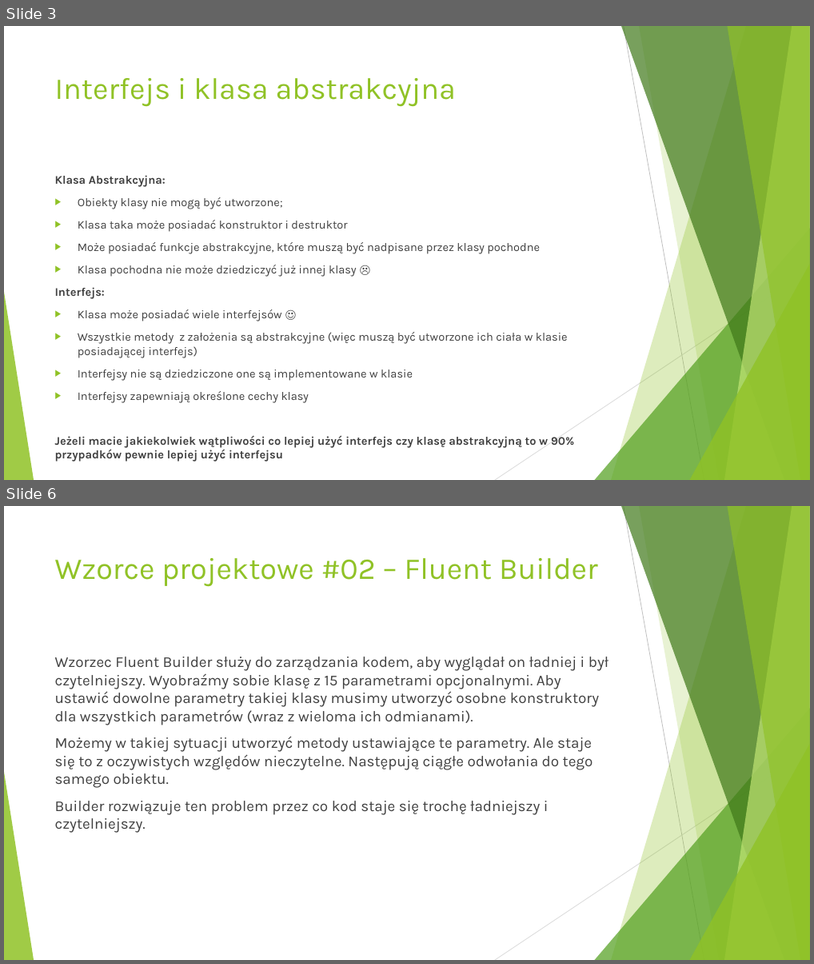
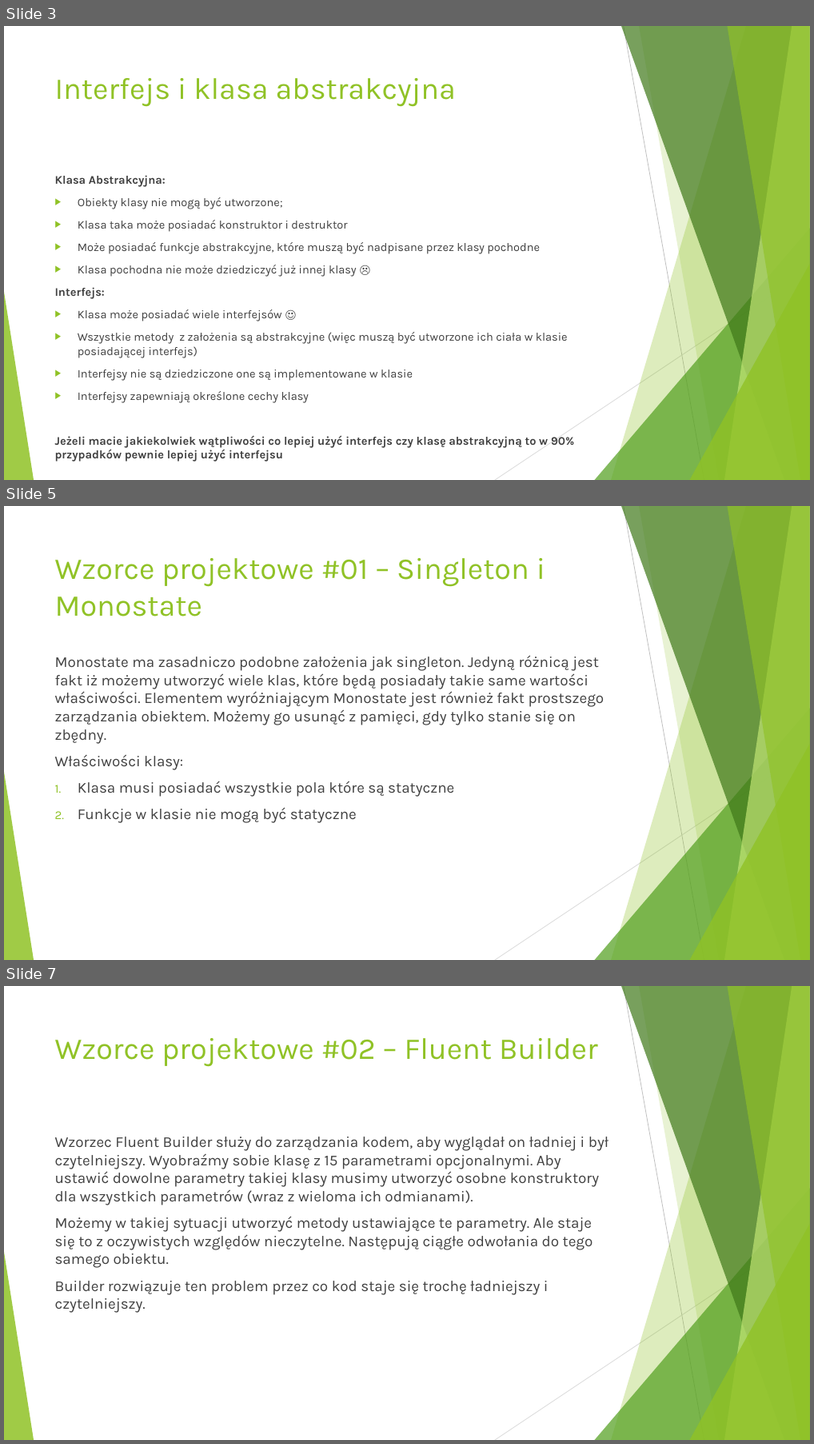
Before and after one commit to adasko86/wzorce, a slide deck: Wzorce Projektowe.pptx. Shown one above the other, each under a label of ours: slides 3 and 6 before the commit, slides 3, 5 and 7 after it; the slides between them are not shown. The pictures are 814x964 and 814x1444 pixels, drawn with LibreOffice and Linux fonts; fonts in the diff are those of the drawing. Boxes give left, top, right and bottom in pixels: in the first picture for what was removed or moved away, otherwise in the second. Text is boxed around its words. In the diff, an @@ line names an element or a change of style, - is before the commit and + after.

Commit message:
Dodano wzorzec:
Monostate

```diff
--- a/Wzorce Projektowe.pptx
+++ b/Wzorce Projektowe.pptx
@@ slide 5 added at (4, 506, 810, 960), background #FFFFFF; not listed: 10 template elements that a slide beside it also shows @@
@@ title added at (55, 558, 546, 616), 36 pt, text #90C226 @@
+Wzorce projektowe #01 – Singleton i Monostate
@@ text added at (55, 655, 605, 823), 18 pt, text #404040 @@
+Monostate ma zasadniczo podobne założenia jak singleton. Jedyną różnicą jest fakt iż możemy utworzyć wiele klas, które będą posiadały takie same wartości właściwości. Elementem wyróżniającym Monostate jest również fakt prostszego zarządzania obiektem. Możemy go usunąć z pamięci, gdy tylko stanie się on zbędny.
+Właściwości klasy:
+1. Klasa musi posiadać wszystkie pola które są statyczne
+2. Funkcje w klasie nie mogą być statyczne
@@ what was slide 6 is now slide 7 @@
```
Also in this commit, not shown: 2 slides changed, 21 other files.
